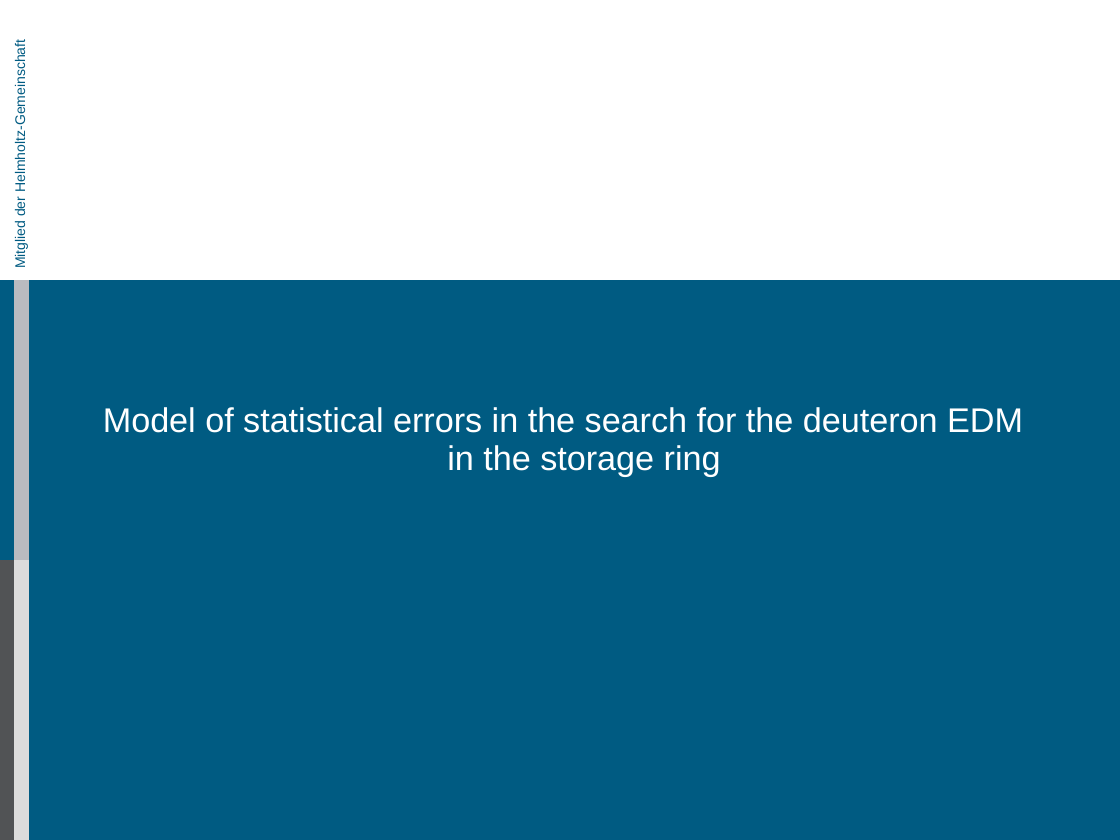
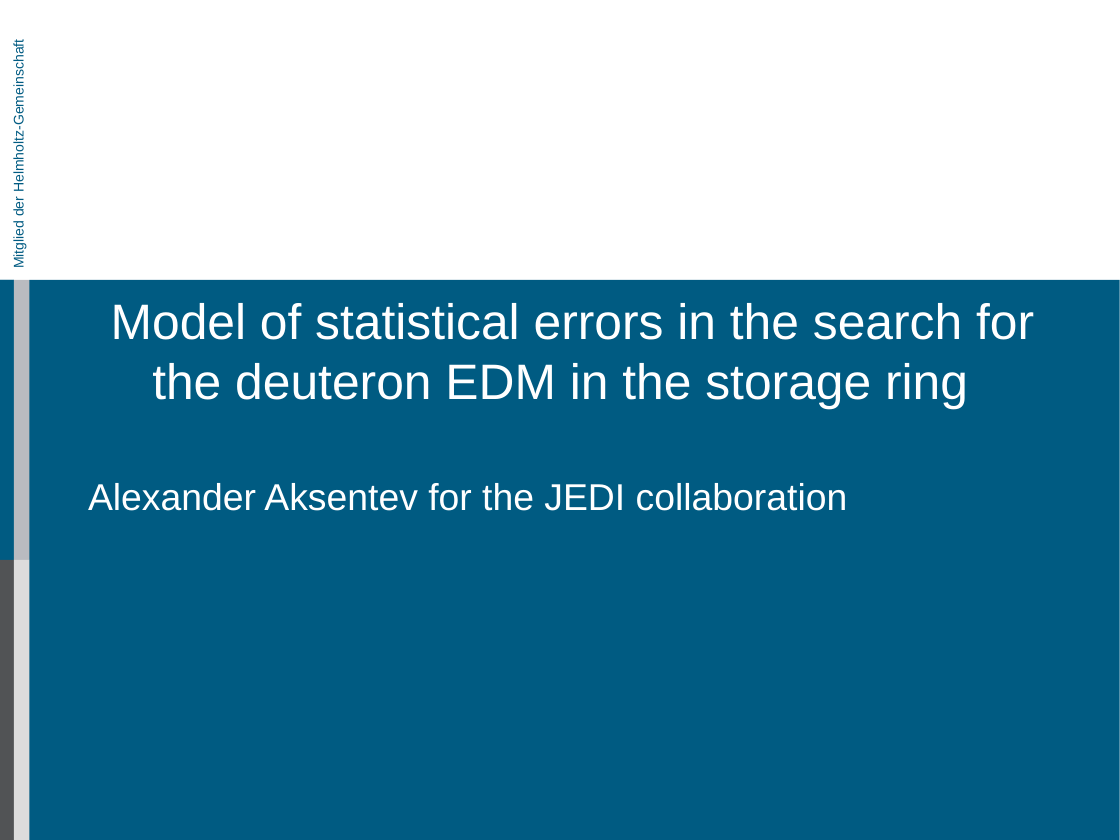
Before and after one commit to AlexAksentyev/EDM, a slide deck: slide 1 of Reports/DPG/DPG_proto.ppt. Drawn at 1120x840 pixels with LibreOffice and Linux fonts; fonts in the diff are those of the drawing; background and template pictures are left out. Boxes give left, top, right and bottom in pixels: in the first picture for what was removed or moved away, otherwise in the second. Text is boxed around its words. In the diff, an @@ line names an element or a change of style, - is before the commit and + after.

```diff
--- a/Reports/DPG/DPG_proto.ppt
+++ b/Reports/DPG/DPG_proto.ppt
@@ text "Mitglied der Helmholtz-Gemeinschaft": place and size @@
-text "Mitglied der Helmholtz-Gemeinschaft" at box(6, 0, 34, 280)
+text "Mitglied der Helmholtz-Gemeinschaft" at box(11, 55, 27, 267)
@@ text "Mitglied der Helmholtz-Gemeinschaft" at box(11, 55, 27, 267): line spacing 1 to 0.93; more space between paragraphs @@
@@ freeform shape removed at box(15, 0, 30, 280) @@
@@ rectangle added at box(15, 0, 30, 280), fill #FFFFFF @@
@@ freeform shape removed at box(0, 280, 1120, 840) @@
@@ rectangle added at box(0, 280, 1120, 840), fill #005B82 @@
@@ title "Model of statistical errors in ...": place and size @@
-title "Model of statistical errors in ..." at box(103, 407, 1023, 477)
+title "Model of statistical errors in ..." at box(111, 303, 1034, 409)
@@ title "Model of statistical errors in ..." at box(111, 303, 1034, 409): size 22 to 32 pt; alignment centre to left; line spacing 0.93 to 1 @@
@@ subtitle added at box(88, 483, 848, 511), 24 pt, text #FFFFFF @@
+Alexander Aksentev for the JEDI collaboration
```
Also in this commit, not shown: 7 other slides changed, 7 other files.
